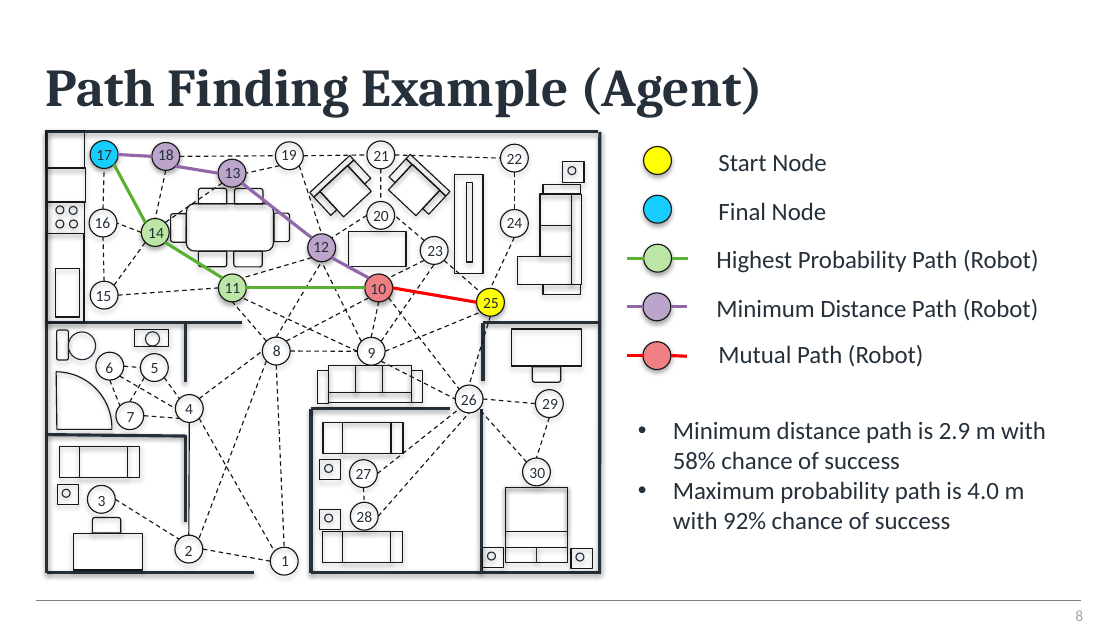
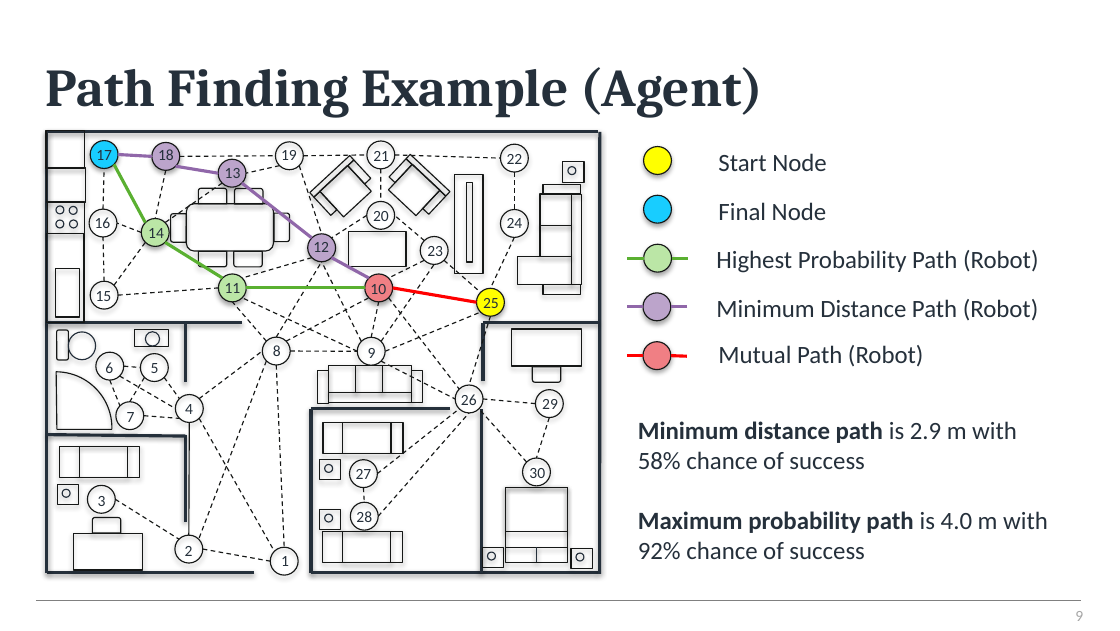
Before and after one commit to hysterr/York_Abstract_Navigation, a slide deck: slide 9 of December_2021.pptx (slide 8 before the commit). Drawn at 1120x631 pixels with LibreOffice and Linux fonts; fonts in the diff are those of the drawing; background and template pictures are left out. Boxes give left, top, right and bottom in pixels: in the first picture for what was removed or moved away, otherwise in the second. Text is boxed around its words. In the diff, an @@ line names an element or a change of style, - is before the commit and + after.

```diff
--- a/December_2021.pptx
+++ b/December_2021.pptx
@@ text "Minimum distance path is 2.9 ..." at [638, 421, 1048, 559]: bold on in "Minimum distance path", "Maximum probability path"; bullet • to none @@
@@ page number at [1075, 611, 1083, 621]: text changed @@
-8
+9
```
Also in this commit, not shown: 18 other slides changed, 3 slides added, 6 other files.
